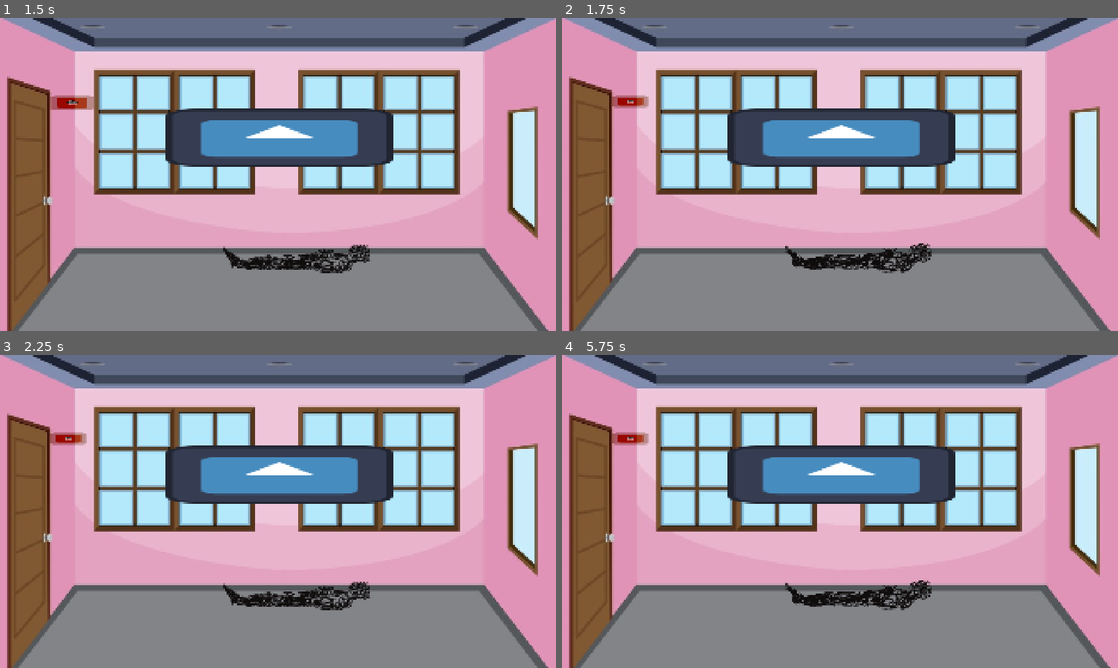
Above: before the commit, frames 1-4 (two rows, left to right).
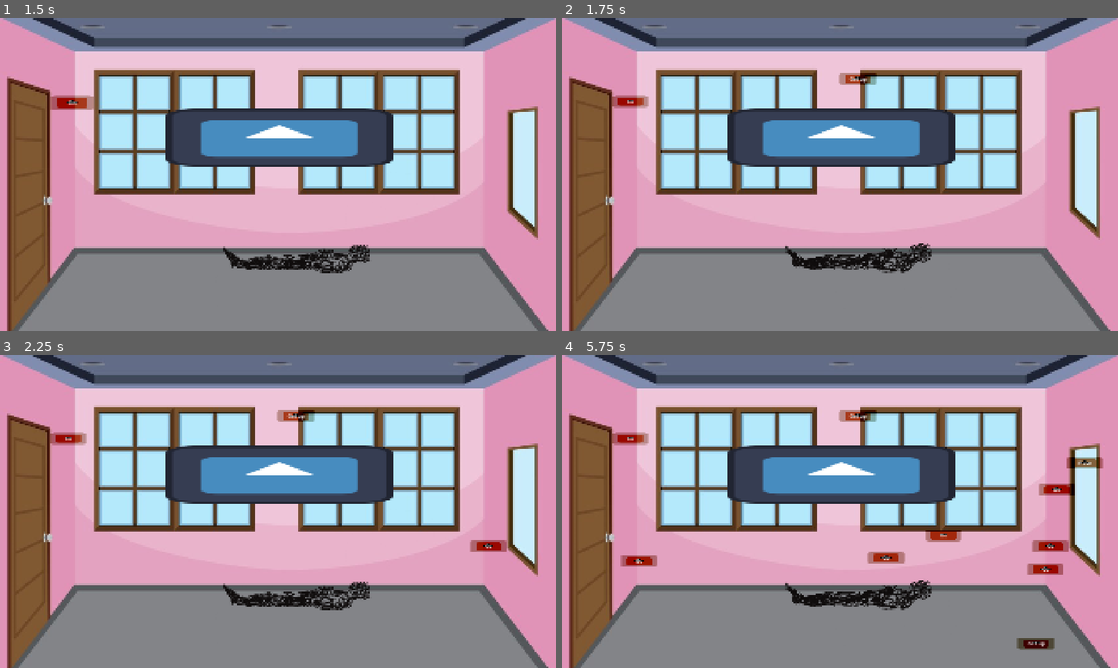
Above: after the commit, the same moments.

Repository: bagelcat11/fridge-magnet-thought-bubble
Game: Godot game, scene res://scenes/main_level.tscn
Two runs of this game, one before a commit and one after it. Both use one fixed random seed, a clock stepped at 60 frames per second and the inputs below. The engine's default icon, where the game draws it, is replaced by a stand-in: a white triangle on a blue panel in a dark square.
Inputs (mouse positions are in pixels of both pictures, inside the frame that each line leads up to):
- Up to frame 1 (1.5 s): move the mouse to (400, 158) at 0.52 s; click (400, 158) at 0.67 s; tap Enter at 1.25 s; move the mouse to (66, 102) at 1.27 s; click (66, 102) at 1.42 s
- Up to frame 2 (1.75 s): no input
- Up to frame 3 (2.25 s): move the mouse to (333, 442) at 2.02 s; click (333, 442) at 2.17 s
- Up to frame 4 (5.75 s): move the mouse to (812, 574) at 2.77 s; click (812, 574) at 2.92 s; move the mouse to (1006, 558) at 3.52 s; click (1006, 558) at 3.67 s; move the mouse to (673, 464) at 4.27 s; click (673, 464) at 4.42 s; move the mouse to (867, 511) at 5.02 s; click (867, 511) at 5.17 s

Frame 1 is identical in both runs. In frame 2, 0.3% of the frame differs, in the area x 49-57%, y 17-22%; in frame 3, 0.5%; in frame 4, 2.2%, in the area x 10-98%, y 17-95%.

Commit message:
can't drag mags off of screen, if you try it will drop them, so sticky mag problem fixed, although maybe should make it so you they cant be dragged like half off screen either

Diff:
--- a/scenes/shader_scenes/crunchy_shader.tscn
+++ b/scenes/shader_scenes/crunchy_shader.tscn
@@ -26,8 +26,10 @@
 material = SubResource("ShaderMaterial_em4pf")
 offset_right = 1932.0
 offset_bottom = 1098.0
+mouse_filter = 2
 
 [node name="crunchyrect2" type="ColorRect" parent="."]
 material = SubResource("ShaderMaterial_ab3fn")
 offset_right = 1946.0
 offset_bottom = 1107.0
+mouse_filter = 2
--- a/scenes/shader_scenes/trapped_shader.tscn
+++ b/scenes/shader_scenes/trapped_shader.tscn
@@ -15,3 +15,4 @@
 material = SubResource("ShaderMaterial_r3arx")
 offset_right = 1928.0
 offset_bottom = 1089.0
+mouse_filter = 2
--- a/scenes/shader_scenes/woozy_shader.tscn
+++ b/scenes/shader_scenes/woozy_shader.tscn
@@ -27,9 +27,11 @@
 material = SubResource("ShaderMaterial_xrc2d")
 offset_right = 1918.0
 offset_bottom = 1076.0
+mouse_filter = 2
 
 [node name="woozyrect2" type="ColorRect" parent="."]
 z_index = 9
 material = SubResource("ShaderMaterial_7k2rj")
 offset_right = 1918.0
 offset_bottom = 1076.0
+mouse_filter = 2
--- a/scripts/GLOBALS.gd
+++ b/scripts/GLOBALS.gd
@@ -3,7 +3,7 @@
 signal change_form(form: Array)
 var stage = 0 # 0=bedroom, 1=walking, 2=going home?
 var wordTimerTime = 15.0
-var wordSpawnTime = 5.0
+var wordSpawnTime = 0.5
 var defaultScrollSpeed = 300.0
 var walkTime = 10.0 #in seconds (will be longer, short for testing)
 var endDelayTime = 3.0 #in seconds (delay after go home before game ends)
--- a/scripts/word.gd
+++ b/scripts/word.gd
@@ -15,6 +15,8 @@
 var sizeScaleWhenPickedUp = 1.2
 var isGoHomeWord = false
 #var mouseIsOnScreen = true
+
+@onready var viewportSize = get_viewport().get_visible_rect().size
 
 func _ready() -> void:
 	var c = rng.randf()
@@ -66,7 +68,12 @@
 
 func _physics_process(delta: float) -> void:
 	if isPickedUp:
-		global_position = get_global_mouse_position() + pickupOffset
+		var mousePosition = get_global_mouse_position()
+		if (mousePosition.x > viewportSize.x || mousePosition.y > viewportSize.y || mousePosition.x < 0 || mousePosition.y < 0):
+			#if mouse outside of viewport
+			isPickedUp = false
+		else:
+			global_position = mousePosition + pickupOffset
 
 
 func spawn_in_anim():
